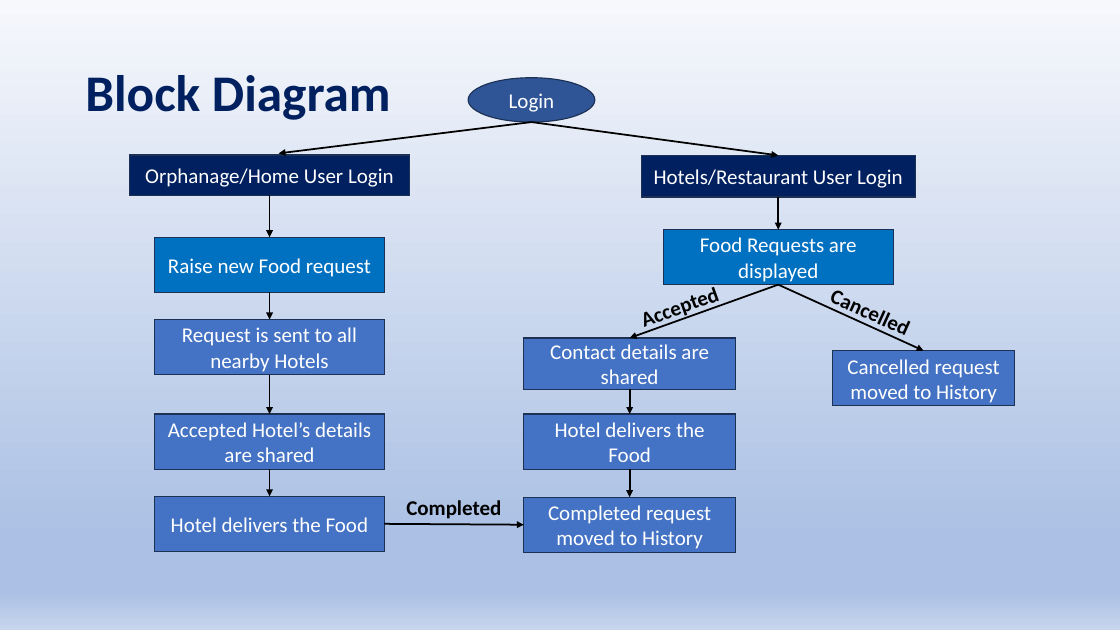
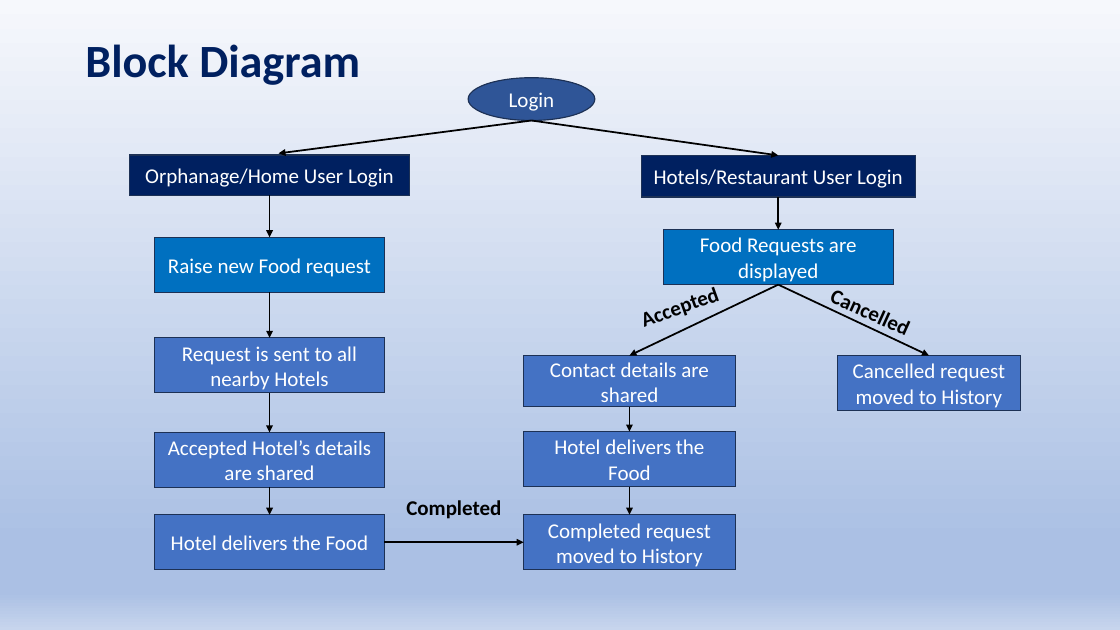
Before and after one commit to Sriram-V-99/MCA-Project-, a slide deck: slide 7 of FoodBridge.pptx (slide 6 before the commit). Drawn at 1120x630 pixels with LibreOffice and Linux fonts; fonts in the diff are those of the drawing. Boxes give left, top, right and bottom in pixels: in the first picture for what was removed or moved away, otherwise in the second. Text is boxed around its words. In the diff, an @@ line names an element or a change of style, - is before the commit and + after.

```diff
--- a/FoodBridge.pptx
+++ b/FoodBridge.pptx
@@ title "Block Diagram" at bbox=[85, 44, 360, 85]: size 44 to 39.6 pt @@
@@ arrow moved from (270, 292) - (270, 319) to (270, 292) - (270, 338) @@
@@ arrow moved from (779, 285) - (630, 338) to (779, 285) - (629, 355) @@
@@ arrow moved from (779, 285) - (923, 351) to (779, 285) - (929, 355) @@
@@ rectangle "Cancelled request moved to History": place and size @@
-rectangle "Cancelled request moved to History" at bbox=[833, 351, 1015, 407]
+rectangle "Cancelled request moved to History" at bbox=[838, 355, 1020, 411]
@@ 2 arrows, 1 rectangle: place and size @@
-2 arrows, 1 rectangle at bbox=[524, 338, 736, 497]
+2 arrows, 1 rectangle at bbox=[523, 355, 735, 515]
@@ 5 rectangles, 3 arrows: place and size @@
-5 rectangles, 3 arrows at bbox=[155, 319, 736, 553]
+5 rectangles, 3 arrows at bbox=[155, 338, 735, 571]
```
Also in this commit, not shown: 4 other slides changed, 4 slides added, 8 slides removed, 2 other files.
